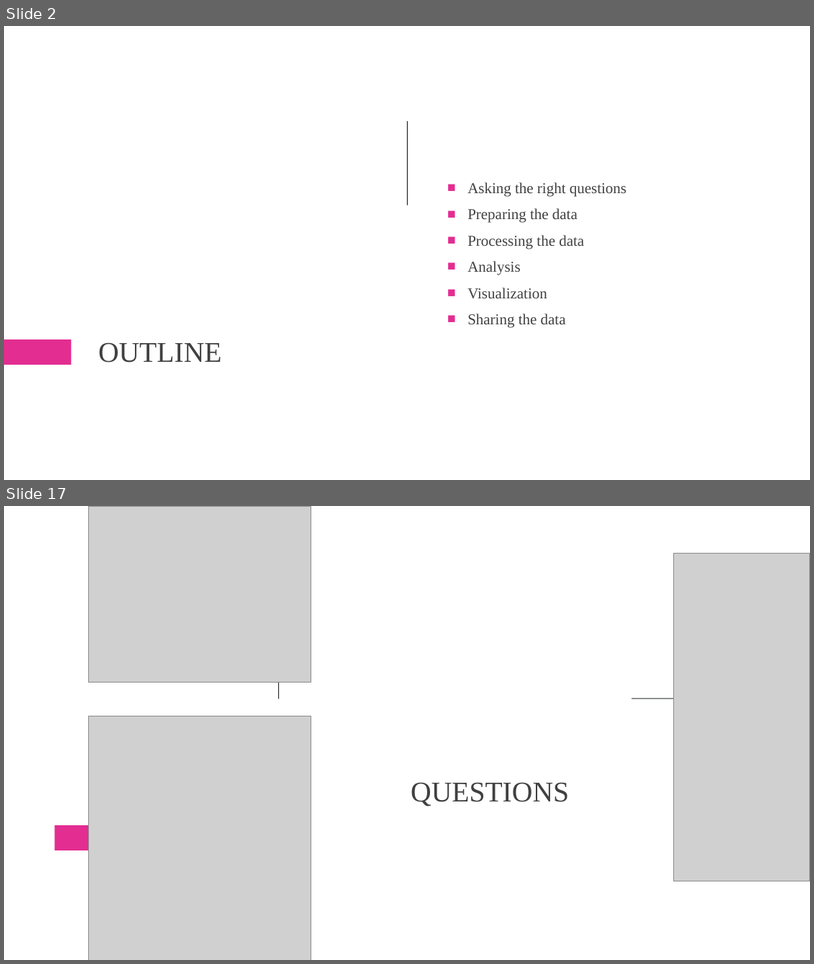
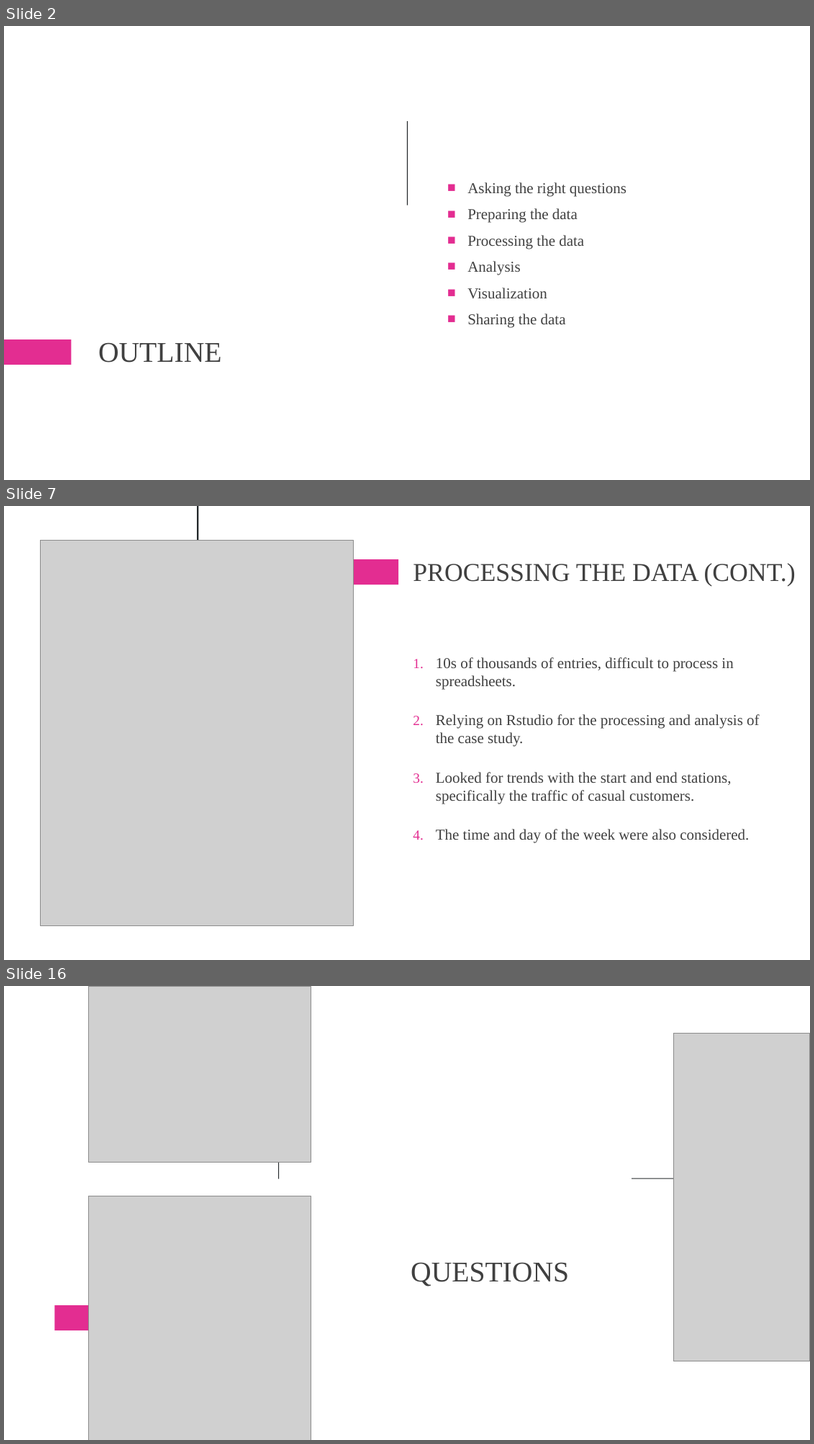
Before and after one commit to MuhammadOwais766/Google_Case_Study, a slide deck: Case_Study_Presentation.pptx. Shown one above the other, each under a label of ours: slides 2 and 17 before the commit, slides 2, 7 and 16 after it; the slides between them are not shown. The pictures are 814x964 and 814x1444 pixels, drawn with LibreOffice and Linux fonts; fonts in the diff are those of the drawing; grey boxes stand for pictures. Boxes give left, top, right and bottom in pixels: in the first picture for what was removed or moved away, otherwise in the second. Text is boxed around its words. In the diff, an @@ line names an element or a change of style, - is before the commit and + after.

```diff
--- a/Case_Study_Presentation.pptx
+++ b/Case_Study_Presentation.pptx
@@ slide 7 added at [4,506,810,960], background #FFFFFF @@
@@ rectangle added at [197,506,199,674], fill #24282B @@
@@ picture added at [40,541,354,925] @@
@@ rectangle added at [332,559,399,584], fill #E32D91 @@
@@ title added at [413,563,796,587], 30.6 pt, text #404040 @@
+PROCESSING THE DATA (CONT.)
@@ text added at [436,657,759,843], 18 pt, text #404040 @@
+1. 10s of thousands of entries, difficult to process in spreadsheets.
+2. Relying on Rstudio for the processing and analysis of the case study.
+3. Looked for trends with the start and end stations, specifically the traffic of casual customers.
+4. The time and day of the week were also considered.
@@ what was slide 17 is now slide 16 @@
```
Also in this commit, not shown: 4 slides changed, 10 other slides added, 12 slides removed, 8 other files.
